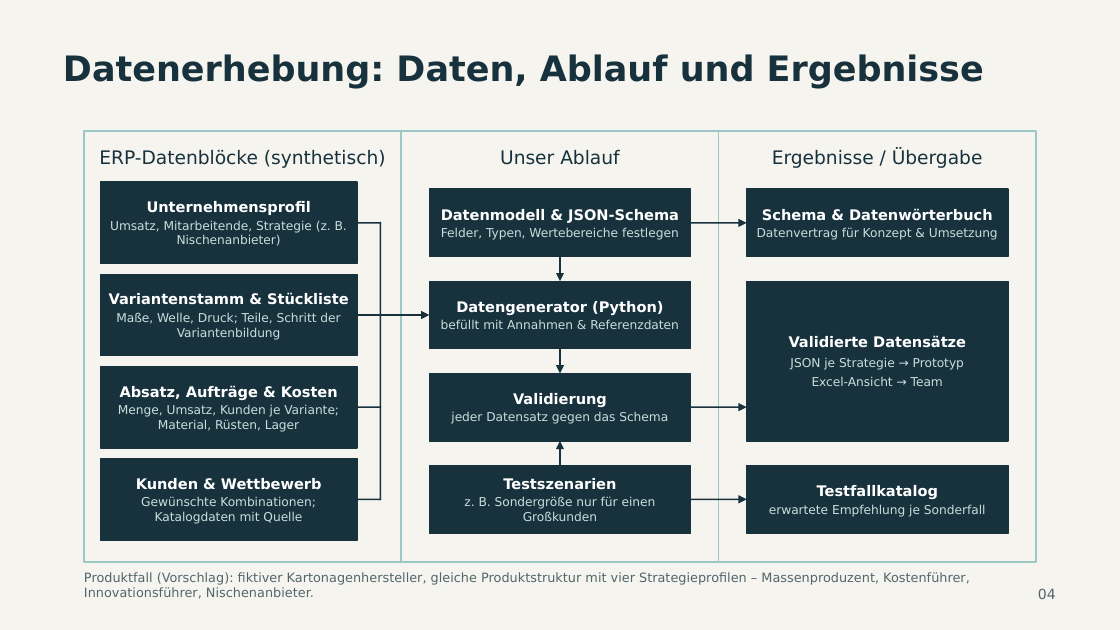
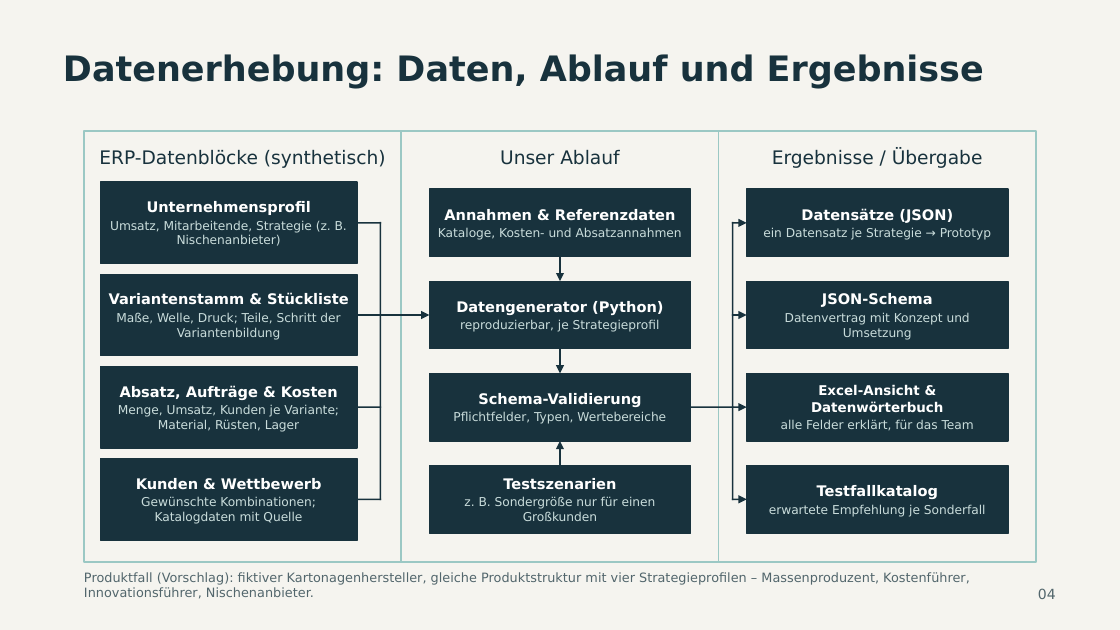
Before and after one commit to leonryuu29/ipm-datenerhebung, a slide deck: slide 1 of reports/DATENERHEBUNG_FOLIEN.pptx. Drawn at 1120x630 pixels with LibreOffice and Linux fonts; fonts in the diff are those of the drawing. Boxes give left, top, right and bottom in pixels: in the first picture for what was removed or moved away, otherwise in the second. Text is boxed around its words. In the diff, an @@ line names an element or a change of style, - is before the commit and + after.

Commit message:
Folien: vier Ergebnisblöcke wiederhergestellt, saubere Verbindungen

```diff
--- a/reports/DATENERHEBUNG_FOLIEN.pptx
+++ b/reports/DATENERHEBUNG_FOLIEN.pptx
@@ text in rectangle at [438, 209, 682, 240]: text changed @@
-Datenmodell & JSON-Schema
-Felder, Typen, Wertebereiche festlegen
+Annahmen & Referenzdaten
+Kataloge, Kosten- und Absatzannahmen
@@ rectangle "Datensätze (JSON)": place and size @@
-rectangle "Datensätze (JSON)" at [747, 281, 1008, 441]
+rectangle "Datensätze (JSON)" at [747, 189, 1008, 257]
@@ text in rectangle at [763, 208, 991, 240]: text changed @@
-Validierte Datensätze
-JSON je Strategie → Prototyp
-Excel-Ansicht → Team
+Datensätze (JSON)
+ein Datensatz je Strategie → Prototyp
@@ rectangle: place and size @@
-rectangle at [690, 222, 739, 223]
+rectangle at [732, 222, 739, 223]
@@ rectangle added at [732, 222, 734, 500], fill #18323D @@
@@ rectangle "JSON-Schema": place and size @@
-rectangle "JSON-Schema" at [747, 189, 1008, 257]
+rectangle "JSON-Schema" at [747, 281, 1008, 350]
@@ text in rectangle at [785, 293, 970, 340]: text changed @@
-Schema & Datenwörterbuch
-Datenvertrag für Konzept & Umsetzung
+JSON-Schema
+Datenvertrag mit Konzept und Umsetzung
@@ text in rectangle at [460, 319, 660, 332]: text changed @@
-befüllt mit Annahmen & Referenzdaten
+reproduzierbar, je Strategieprofil
@@ rectangle added at [732, 314, 739, 316], fill #18323D @@
@@ triangle added at [739, 311, 747, 319], fill #18323D @@
@@ rectangle added at [747, 373, 1008, 441], fill #18323D, outline #18323D 1 pt, 11.5 pt, text #FFFFFF, bold @@
+Excel-Ansicht & Datenwörterbuch
+alle Felder erklärt, für das Team
@@ text in rectangle at [453, 393, 666, 424]: text changed @@
-Validierung
-jeder Datensatz gegen das Schema
+Schema-Validierung
+Pflichtfelder, Typen, Wertebereiche
@@ rectangle: place and size @@
-rectangle at [690, 407, 739, 408]
+rectangle at [690, 407, 734, 408]
@@ rectangle added at [732, 407, 739, 408], fill #18323D @@
@@ rectangle: place and size @@
-rectangle at [690, 498, 739, 500]
+rectangle at [732, 498, 739, 500]
```
Also in this commit, not shown: 1 other file.
